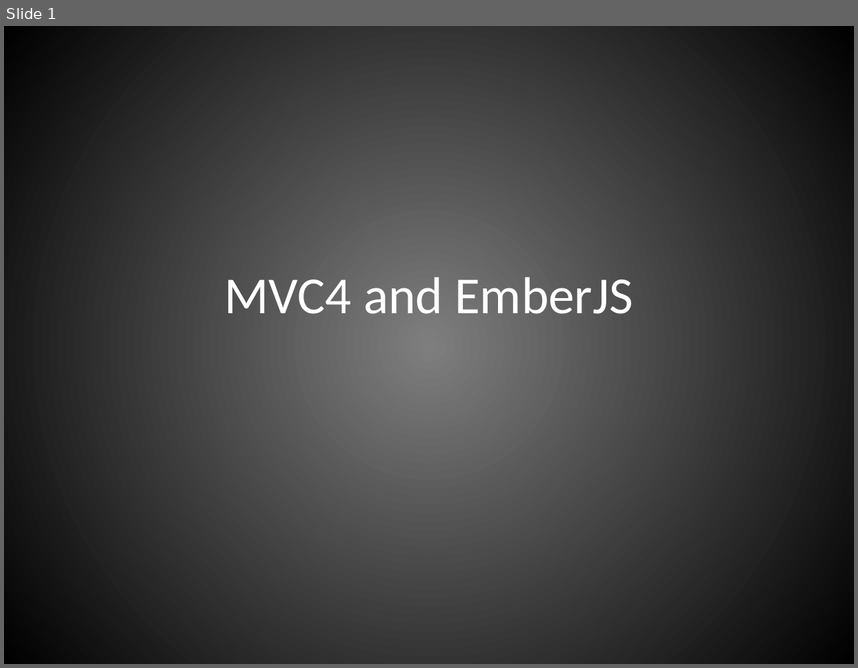
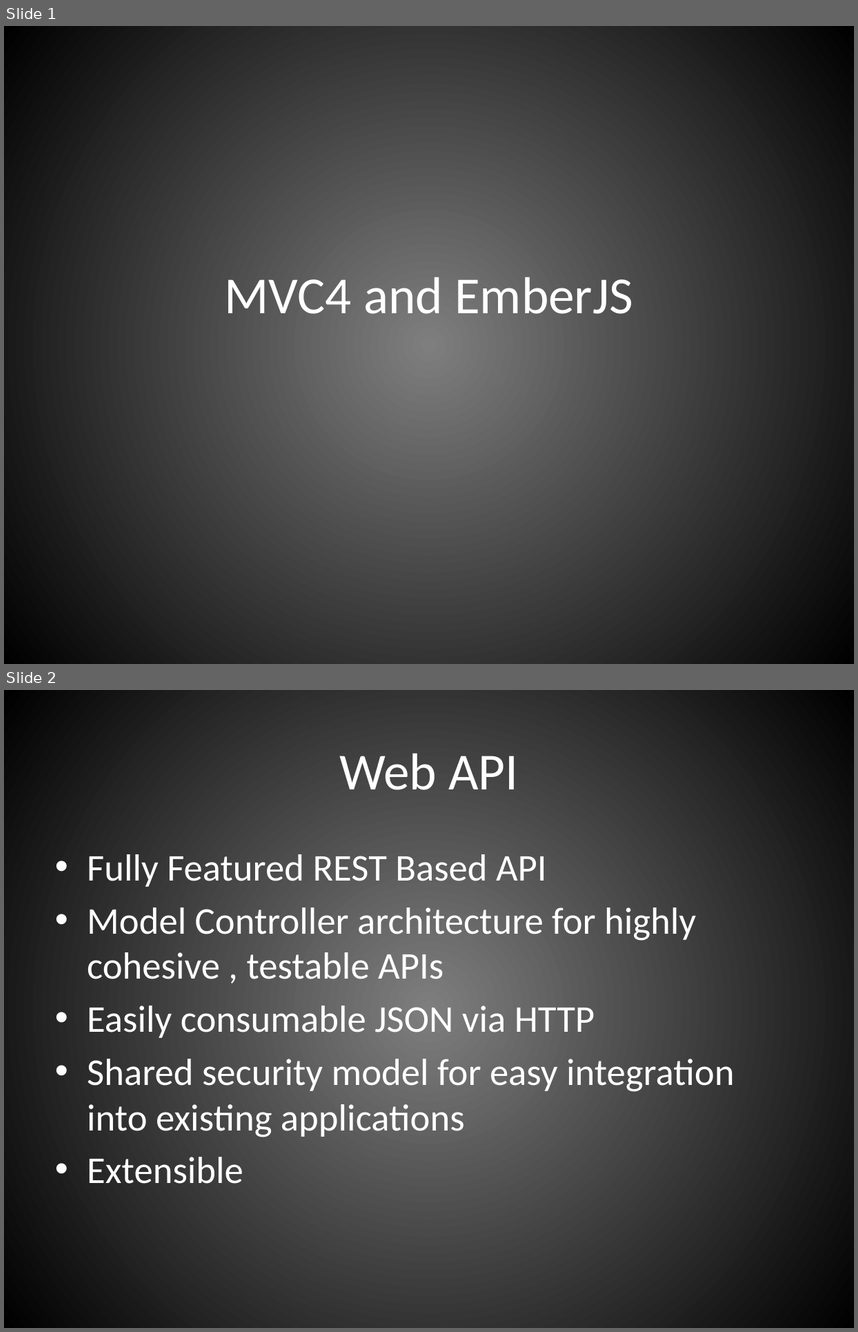
Before and after one commit to strmshdw/emberDemo, a slide deck: MVC4 and EmberJS.pptx. Shown one above the other, each under a label of ours: slide 1 before the commit, slides 1 and 2 after it. The pictures are 858x668 and 858x1332 pixels, drawn with LibreOffice and Linux fonts; fonts in the diff are those of the drawing. Boxes give left, top, right and bottom in pixels: in the first picture for what was removed or moved away, otherwise in the second. Text is boxed around its words. In the diff, an @@ line names an element or a change of style, - is before the commit and + after.

Commit message:
Updated ppt

```diff
--- a/MVC4 and EmberJS.pptx
+++ b/MVC4 and EmberJS.pptx
@@ slide 2 added at (x1=4, y1=690, x2=854, y2=1328), background gradient #7F7F7F to #000000 @@
@@ title added at (x1=339, y1=753, x2=518, y2=790), 44 pt, text #FFFFFF @@
+Web API
@@ text added at (x1=87, y1=854, x2=734, y2=1183), 32 pt, text #FFFFFF @@
+• Fully Featured REST Based API
+• Model Controller architecture for highly cohesive , testable APIs
+• Easily consumable JSON via HTTP
+• Shared security model for easy integration into existing applications
+• Extensible
```
Also in this commit, not shown: 6 other slides added, 8 other files.
